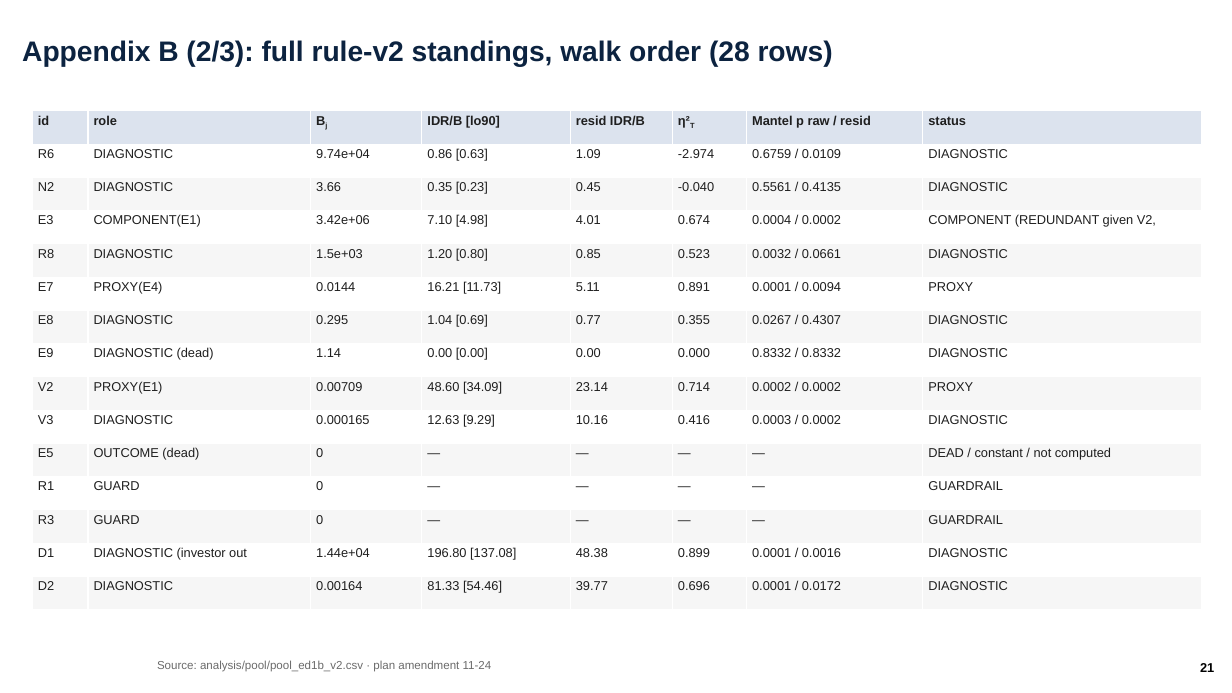
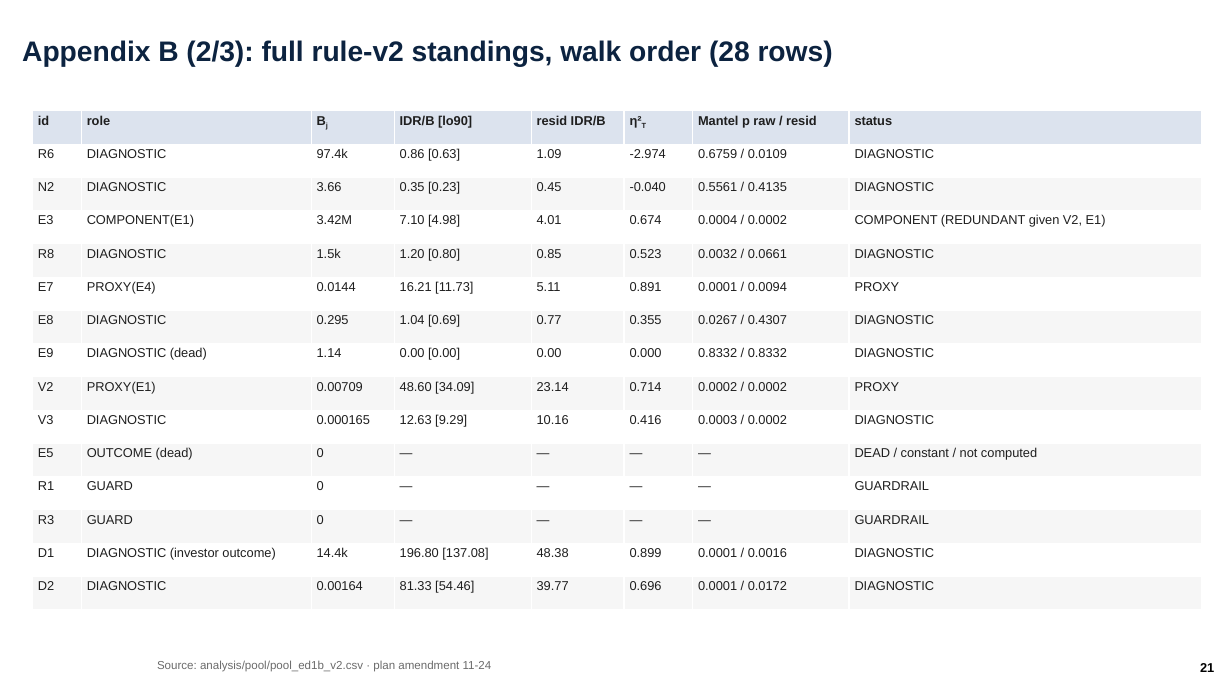
Before and after one commit to ylu283/RTS-GMLC, a slide deck: slide 21 of trial_0826/ercot/analysis/pi_overnight_1124/ercot_overnight.pptx. Drawn at 1232x693 pixels with LibreOffice and Linux fonts; fonts in the diff are those of the drawing; background and template pictures are left out. Boxes give left, top, right and bottom in pixels: in the first picture for what was removed or moved away, otherwise in the second. Text is boxed around its words. In the diff, an @@ line names an element or a change of style, - is before the commit and + after.

```diff
--- a/trial_0826/ercot/analysis/pi_overnight_1124/ercot_overnight.pptx
+++ b/trial_0826/ercot/analysis/pi_overnight_1124/ercot_overnight.pptx
@@ table at [32, 111, 1202, 610] @@
-row 2, column 3: 9.74e+04
+row 2, column 3: 97.4k
-row 4, column 3: 3.42e+06
+row 4, column 3: 3.42M
-row 4, column 8: COMPONENT (REDUNDANT given V2,
+row 4, column 8: COMPONENT (REDUNDANT given V2, E1)
-row 5, column 3: 1.5e+03
+row 5, column 3: 1.5k
-row 14, column 2: DIAGNOSTIC (investor out
+row 14, column 2: DIAGNOSTIC (investor outcome)
-row 14, column 3: 1.44e+04
+row 14, column 3: 14.4k
```
Also in this commit, not shown: 10 other slides changed, 3 other files.
